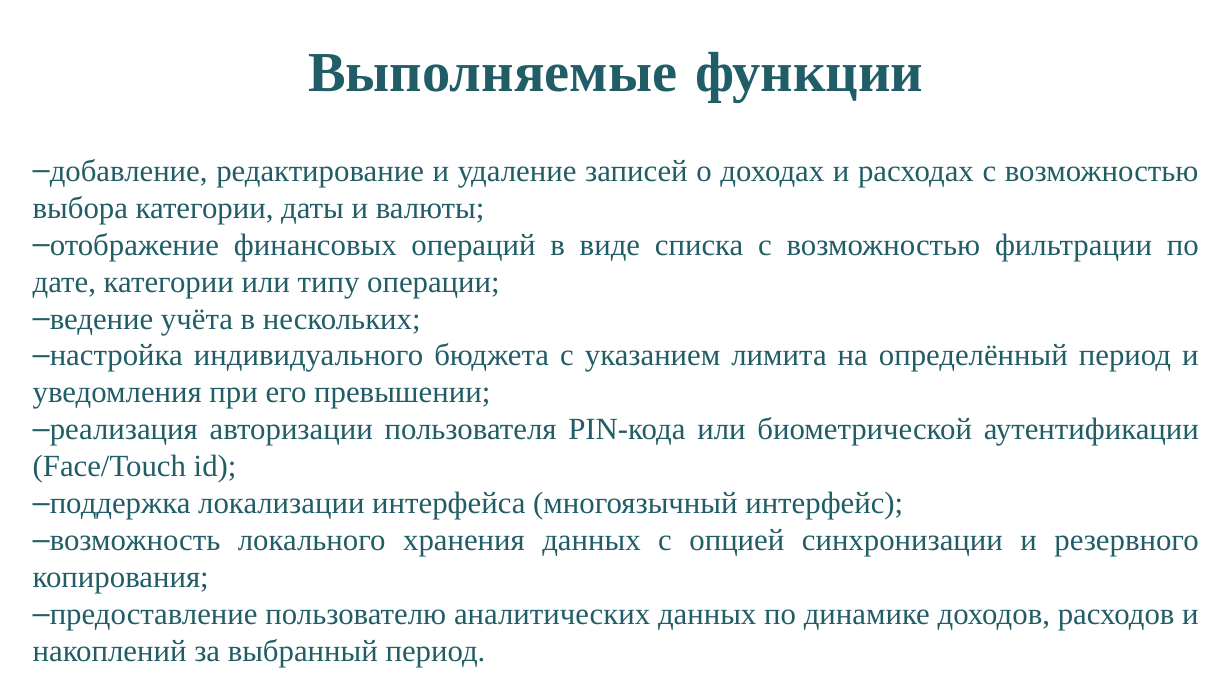
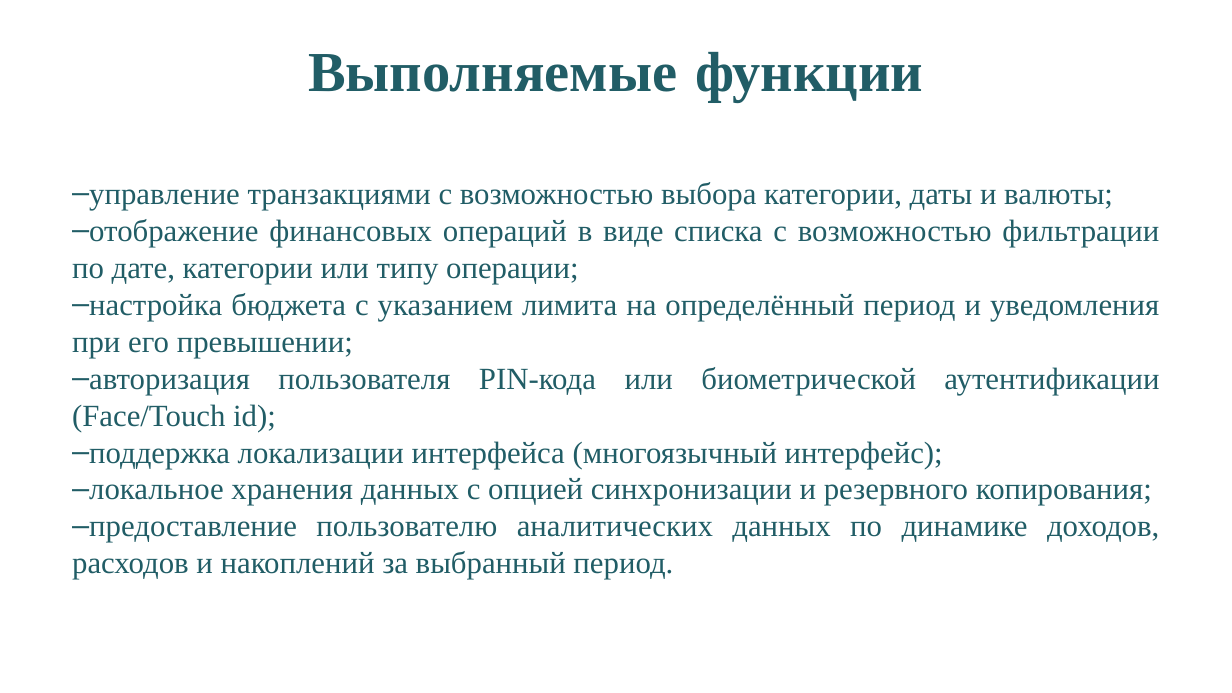
Before and after one commit to nastyatomchuk/diplom, a slide deck: slide 4 of Томчук А.С. Презентация.pptx. Drawn at 1232x693 pixels with LibreOffice and Linux fonts; fonts in the diff are those of the drawing; background and template pictures are left out. Boxes give left, top, right and bottom in pixels: in the first picture for what was removed or moved away, otherwise in the second. Text is boxed around its words. In the diff, an @@ line names an element or a change of style, - is before the commit and + after.

```diff
--- a/Томчук А.С. Презентация.pptx
+++ b/Томчук А.С. Презентация.pptx
@@ text "управление транзакциями с возможностью выбора ..." moved from (x1=33, y1=159, x2=1199, y2=667) to (x1=72, y1=182, x2=1159, y2=579) @@
@@ text at (x1=89, y1=182, x2=1113, y2=210): text changed @@
-‒ добавление, редактирование и удаление записей о доходах и расходах с возможностью выбора категории, даты и валюты;
+‒ управление транзакциями с возможностью выбора категории, даты и валюты;
@@ text at (x1=72, y1=293, x2=1159, y2=432): text changed @@
-‒ ведение учёта в нескольких;
-‒ настройка индивидуального бюджета с указанием лимита на определённый период и уведомления при его превышении;
-‒ реализация авторизации пользователя PIN-кода или биометрической аутентификации (Face/Touch id);
+‒ настройка бюджета с указанием лимита на определённый период и уведомления при его превышении;
+‒ авторизация пользователя PIN-кода или биометрической аутентификации (Face/Touch id);
@@ text at (x1=89, y1=478, x2=1152, y2=506): text changed @@
-‒ возможность локального хранения данных с опцией синхронизации и резервного копирования;
+‒ локальное хранения данных с опцией синхронизации и резервного копирования;
```
Also in this commit, not shown: 6 other slides changed, 1 other file.
